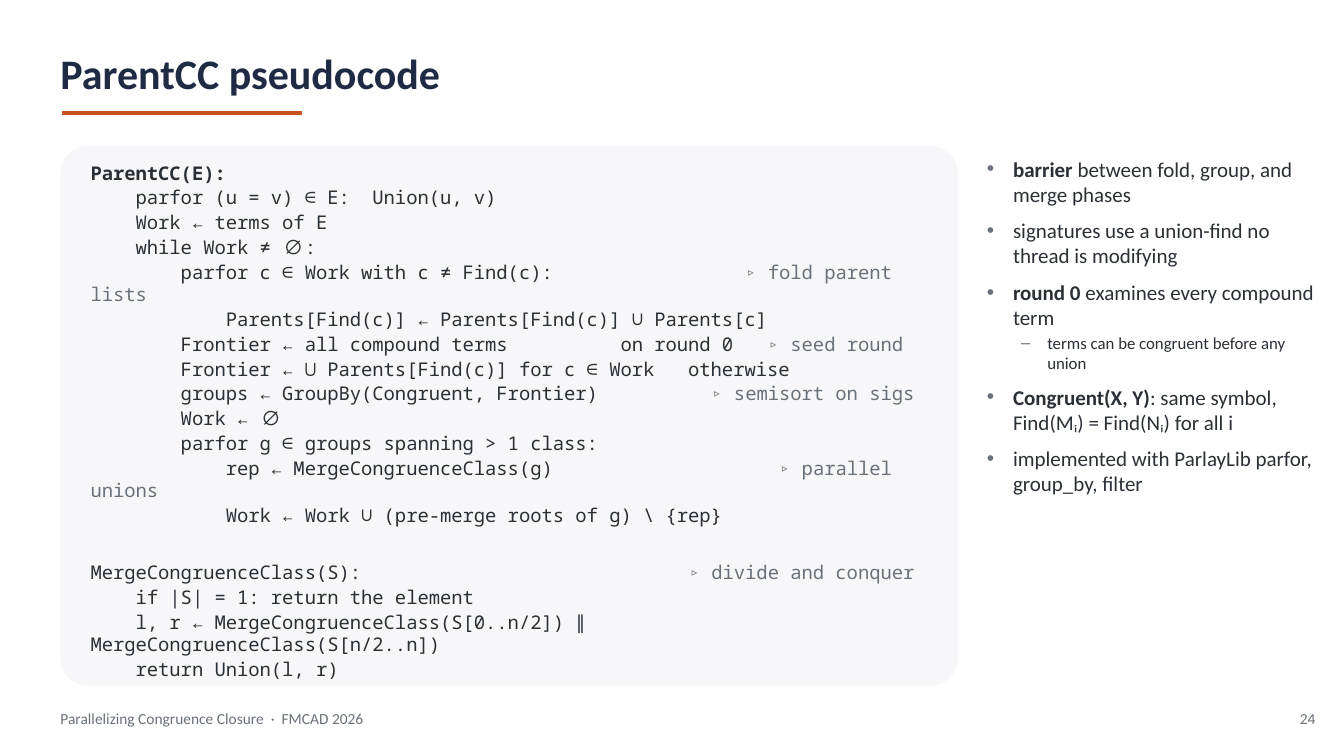
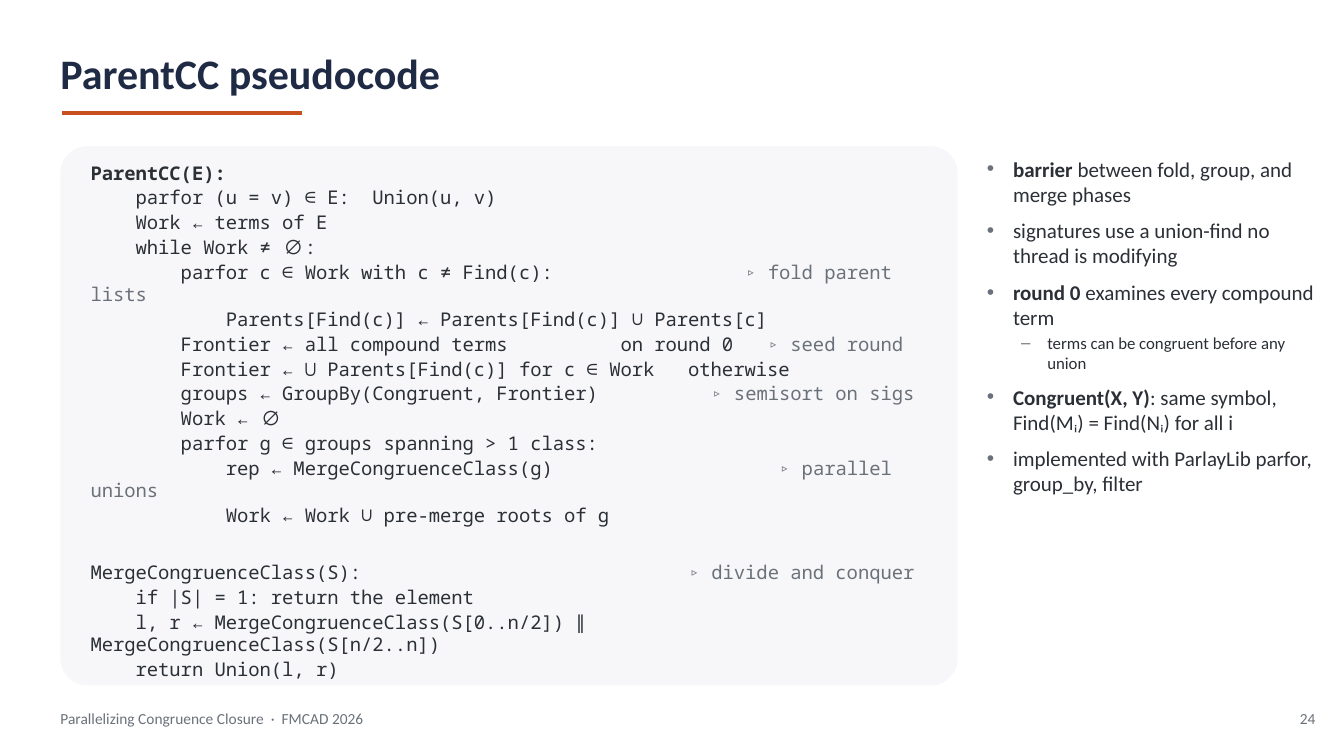
Before and after one commit to amarshah1/parallelcc-paper, a slide deck: slide 24 of slides/parallelcc-part1.pptx. Drawn at 1344x756 pixels with LibreOffice and Linux fonts; fonts in the diff are those of the drawing. Boxes give left, top, right and bottom in pixels: in the first picture for what was removed or moved away, otherwise in the second. Text is boxed around its words. In the diff, an @@ line names an element or a change of style, - is before the commit and + after.

```diff
--- a/slides/parallelcc-part1.pptx
+++ b/slides/parallelcc-part1.pptx
@@ text at [226,507,609,527]: text changed @@
-Work ← Work ∪ (pre-merge roots of g) \ {rep}
+Work ← Work ∪ pre-merge roots of g
```
Also in this commit, not shown: 5 other slides changed, 2 other files.
